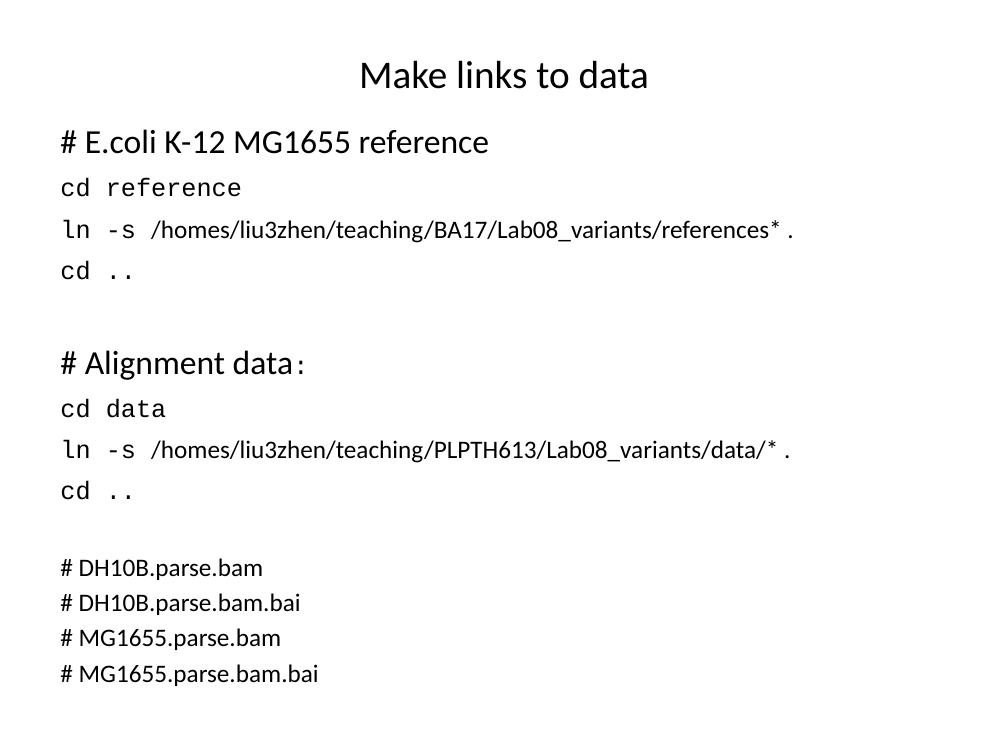
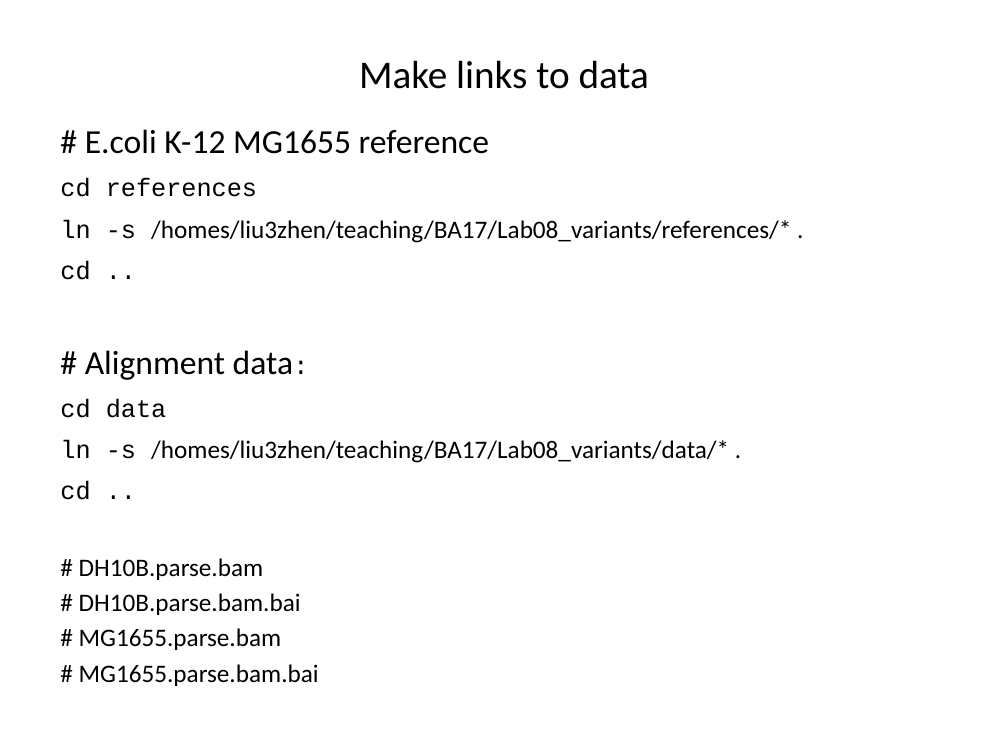
Before and after one commit to ravinpoudel/PLPTH813Bioinformatics, a slide deck: slide 5 of labs/lab08_variants.pptx. Drawn at 1008x756 pixels with LibreOffice and Linux fonts; fonts in the diff are those of the drawing. Boxes give left, top, right and bottom in pixels: in the first picture for what was removed or moved away, otherwise in the second. Text is boxed around its words. In the diff, an @@ line names an element or a change of style, - is before the commit and + after.

```diff
--- a/labs/lab08_variants.pptx
+++ b/labs/lab08_variants.pptx
@@ text at bbox=[60, 178, 791, 243]: text changed @@
-cd reference
-ln -s /homes/liu3zhen/teaching/BA17/Lab08_variants/references* .
+cd references
+ln -s /homes/liu3zhen/teaching/BA17/Lab08_variants/references/* .
@@ text at bbox=[60, 439, 729, 463]: text changed @@
-ln -s /homes/liu3zhen/teaching/PLPTH613/Lab08_variants/data/* .
+ln -s /homes/liu3zhen/teaching/BA17/Lab08_variants/data/* .
```
Also in this commit, not shown: 2 other slides changed.
